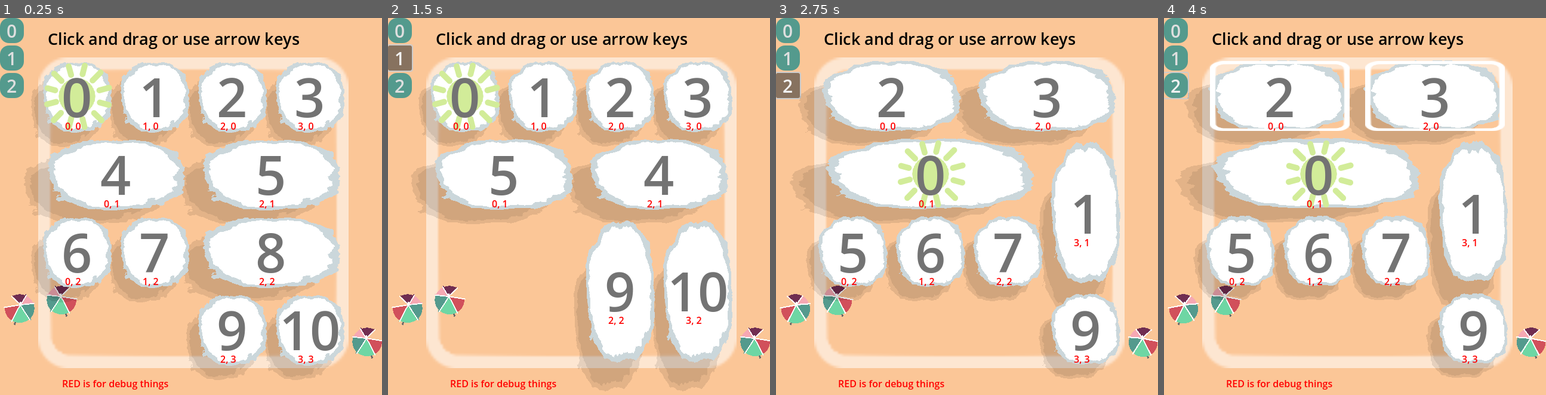
Above: before the commit, frames 1-4 (left to right).
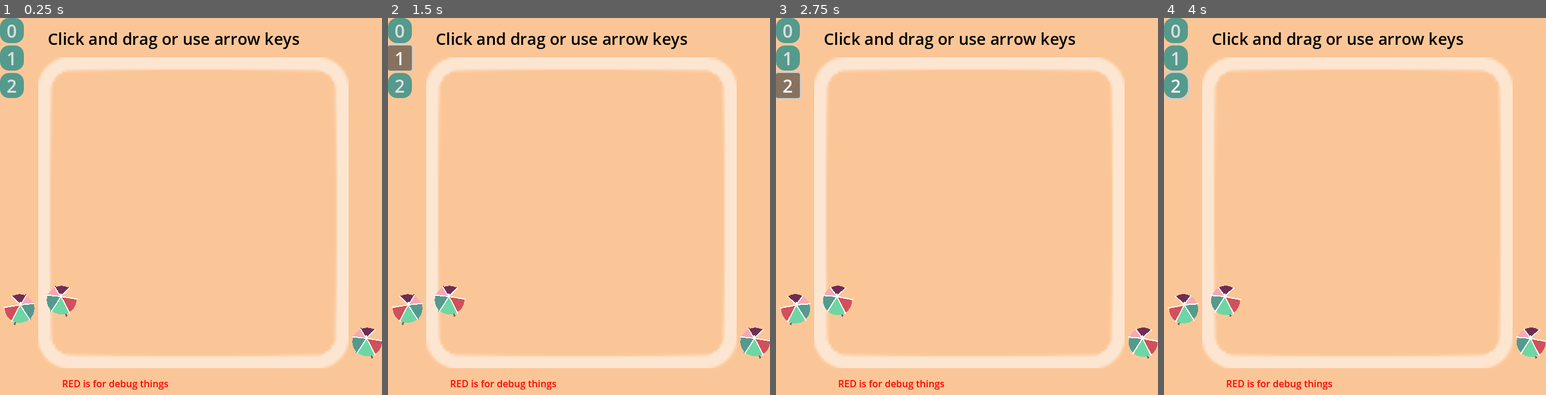
Above: after the commit, the same moments.

Repository: firelighted/comfyjam2026_slidingsun
Game: Godot game, scene res://scenes_scripts/main_2d.tscn
The game is run twice, just before and just after one commit, with the same random seed, the same clock (stepped at 60 frames per second) and the same inputs. The engine's default icon, where the game draws it, is replaced by a stand-in: a white triangle on a blue panel in a dark square.
Inputs (mouse positions are in pixels of both pictures, inside the frame that each line leads up to):
- Up to frame 1 (0.25 s): no input
- Up to frame 2 (1.5 s): click "0" at 0.5 s; click "1" at 1.25 s
- Up to frame 3 (2.75 s): click "2" at 2 s
- Up to frame 4 (4 s): drag from (1278, 97) to (1435, 97) at 2.77 s; drag from (1435, 97) to (1278, 97) at 3.52 s

The runs differ from the first frame. In frame 1, 47% of the frame differs, in the area x 7-91%, y 11-96%; in frame 2, 41%; in frame 3, 45%; in frame 4, 46%.
Error after the commit: Parse Error: Identifier "PIXELS_PER_UNIT" not declared in the current scope. (res://scenes_scripts/block.gd:111)

Commit message:
replaced legality checking with max_distance checking

Diff:
--- a/block_manager.gd
+++ b/block_manager.gd
@@ -216,42 +216,61 @@
 
 
 ### direction: either -1, 0, or 1
-func check_move_legality(block: Block, axis: String, direction: int) -> bool:
-	var result = true
-	if direction == 0: return result
+func max_legal_distance(block: Block, axis: String, direction: int) -> int:
+	var max_distance = 0
+	if direction == 0: return max_distance
 
 	var pos = block.grid_pos
 	var dims = block.dims
+	var break_out = false
 
 	if axis == 'x':
-		for i in range(dims.y):
-			if direction > 0:
-				var x_to_right = pos.x + dims.x
-				if x_to_right == x_size:
-					result = false
-				else:
-					if array[(pos.y + i)*x_size + x_to_right] != EMPTY:
-						result = false
-			elif direction < 0:
-				if pos.x == 0:
-					result = false
-				else:
-					if array[(pos.y + i)*x_size + pos.x - 1] != EMPTY:
-						result = false
+		for j in range(x_size):
+			if break_out: break
+
+			for i in range(dims.y):
+				if break_out: break
+
+				if direction > 0:
+					var x_to_right = pos.x + dims.x + j
+					if x_to_right == x_size:
+						max_distance = j
+						break_out = true
+					else:
+						if array[(pos.y + i)*x_size + x_to_right] != EMPTY:
+							max_distance = j
+							break_out = true
+				elif direction < 0:
+					if pos.x - j == 0:
+						max_distance = j
+						break_out = true
+					else:
+						if array[(pos.y + i)*x_size + pos.x - j - 1] != EMPTY:
+							max_distance = j
+							break_out = true
 	elif axis == 'y':
-		for i in range(dims.x):
-			if direction > 0:
-				var y_above = pos.y + dims.y
-				if y_above == y_size:
-					result = false
-				else:
-					if array[y_above*x_size + pos.x + i] != EMPTY:
-						result = false
-			elif direction < 0:
-				if pos.y == 0:
-					result = false
-				else:
-					if array[(pos.y - 1)*x_size + pos.x + i] != EMPTY:
-						result = false
-
-	return result
+		for j in range(y_size):
+			if break_out: break
+
+			for i in range(dims.x):
+				if break_out: break
+
+				if direction > 0:
+					var y_above = pos.y + dims.y + j
+					if y_above == y_size:
+						max_distance = j
+						break_out = true
+					else:
+						if array[y_above*x_size + pos.x + i] != EMPTY:
+							max_distance = j
+							break_out = true
+				elif direction < 0:
+					if pos.y - j == 0:
+						max_distance = j
+						break_out = true
+					else:
+						if array[(pos.y - j - 1)*x_size + pos.x + i] != EMPTY:
+							max_distance = j
+							break_out = true
+
+	return max_distance
--- a/scenes_scripts/block.gd
+++ b/scenes_scripts/block.gd
@@ -98,23 +98,33 @@
 	if is_dragging:
 		var overall_offset = get_global_mouse_position() - drag_start
 		var legal_move = true
+		var max_distance = 0
 
 		# TODO: should probably move this up to block_manager
 		if abs( overall_offset.x) > abs( overall_offset.y):
-			overall_offset = Vector2(overall_offset.x, 0)
-
 			var direction = signi(overall_offset.x) # -1, 0, or 1
 
-			legal_move = main_node.check_move_legality(self, 'x', direction)
+			max_distance = main_node.max_legal_distance(self, 'x', direction)
+
+			var offset_x = 0
+			if direction > 0:
+				offset_x = min(overall_offset.x, max_distance*PIXELS_PER_UNIT)
+			elif direction < 0:
+				offset_x = max(overall_offset.x, -max_distance*PIXELS_PER_UNIT)
+
+			overall_offset = Vector2(offset_x, 0)
 		else:
-			overall_offset = Vector2(0, overall_offset.y)
-
 			var direction = signi(overall_offset.y) # -1, 0, or 1
 
-			legal_move = main_node.check_move_legality(self, 'y', direction)
+			max_distance = main_node.max_legal_distance(self, 'y', direction)
 
-		if !legal_move:
-			overall_offset = Vector2.ZERO
+			var offset_y = 0
+			if direction > 0:
+				offset_y = min(overall_offset.y, max_distance*PIXELS_PER_UNIT)
+			elif direction < 0:
+				offset_y = max(overall_offset.y, -max_distance*PIXELS_PER_UNIT)
+
+			overall_offset = Vector2(0, offset_y)
 
 		position = drag_start_pos + overall_offset
 
